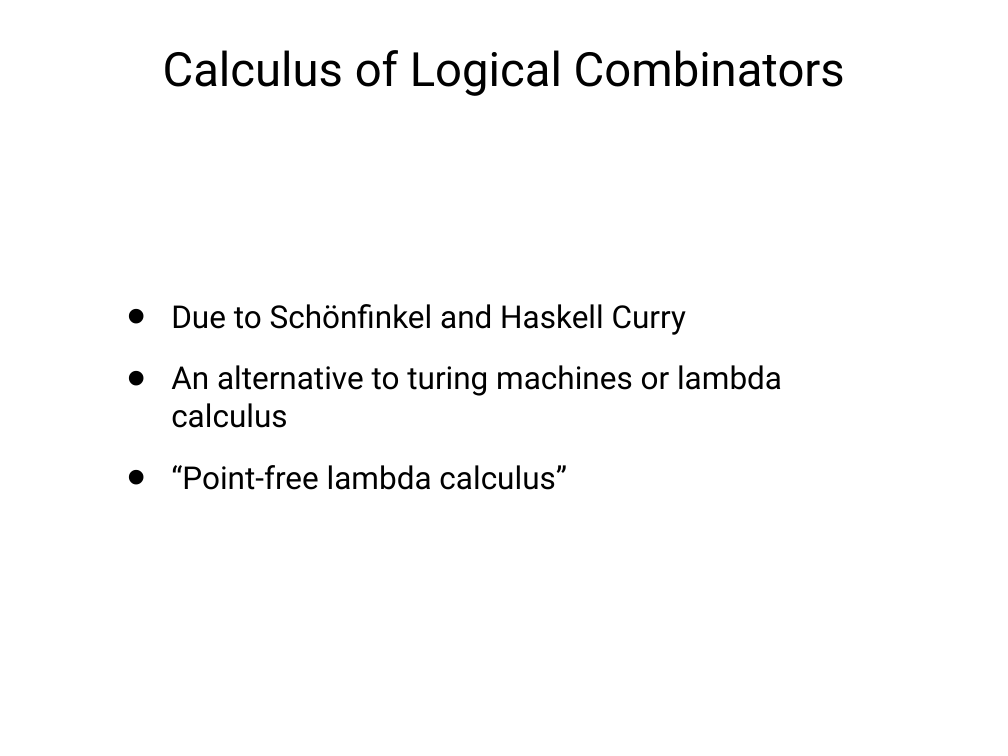
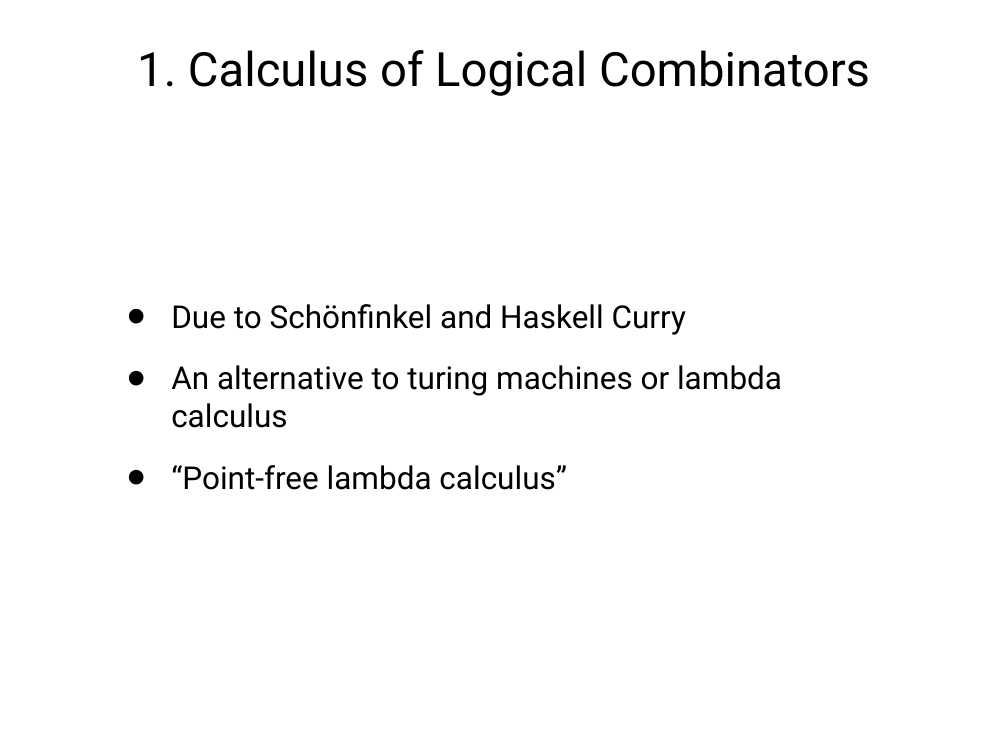
Before and after one commit to degoes-consulting/lambdaconf-2015, a slide deck: slide 10 of speakers/mcclure/IntroducingEmily0515_PPT.ppt (slide 9 before the commit). Drawn at 1008x756 pixels with LibreOffice and Linux fonts; fonts in the diff are those of the drawing. Boxes give left, top, right and bottom in pixels: in the first picture for what was removed or moved away, otherwise in the second. Text is boxed around its words. In the diff, an @@ line names an element or a change of style, - is before the commit and + after.

```diff
--- a/speakers/mcclure/IntroducingEmily0515_PPT.ppt
+++ b/speakers/mcclure/IntroducingEmily0515_PPT.ppt
@@ title at box(137, 50, 870, 96): text changed @@
-Calculus of Logical Combinators
+1. Calculus of Logical Combinators
```
Also in this commit, not shown: 13 other slides changed, 5 slides added, 2 other files.
